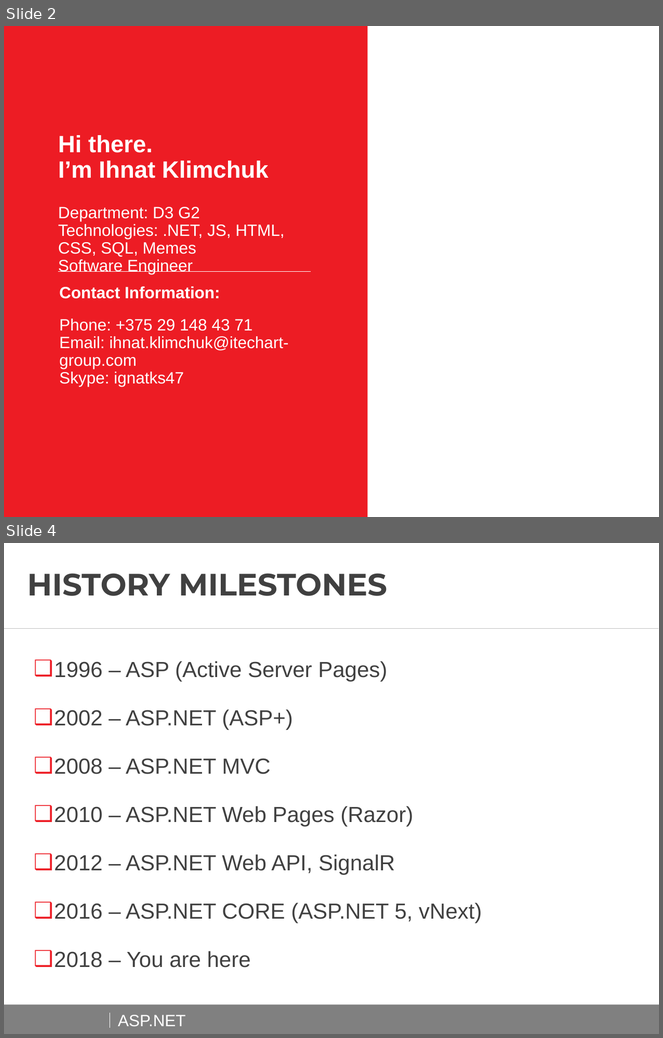
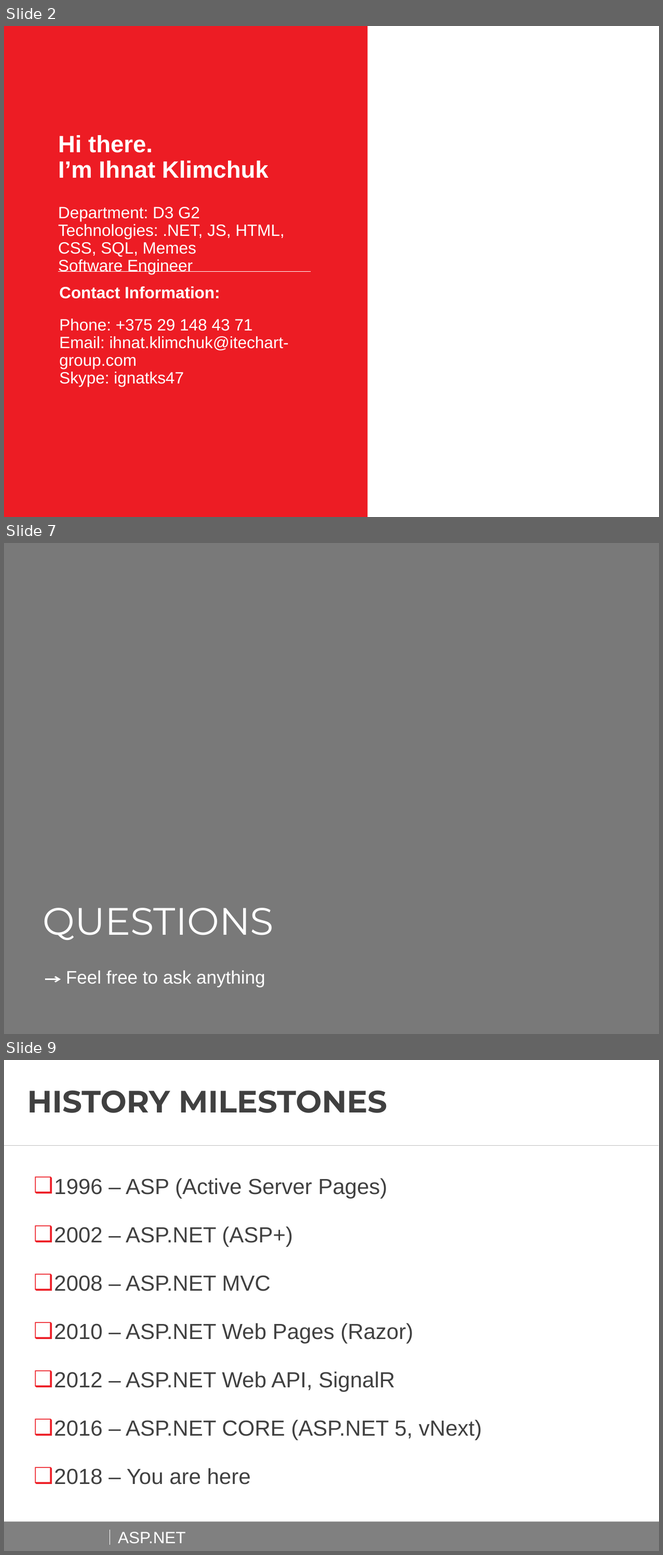
Before and after one commit to AndreiShenets/ASP.NET-Lectures, a slide deck: docs/ASP.NET - iTechArt 2018.pptx. Shown one above the other, each under a label of ours: slides 2 and 4 before the commit, slides 2, 7 and 9 after it; the slides between them are not shown. The pictures are 663x1038 and 663x1555 pixels, drawn with LibreOffice and Linux fonts; fonts in the diff are those of the drawing; background and template pictures are left out. Boxes give left, top, right and bottom in pixels: in the first picture for what was removed or moved away, otherwise in the second. Text is boxed around its words. In the diff, an @@ line names an element or a change of style, - is before the commit and + after.

```diff
--- a/docs/ASP.NET - iTechArt 2018.pptx
+++ b/docs/ASP.NET - iTechArt 2018.pptx
@@ slide 7 added at <box>4,543,659,1034</box>, background #FFFFFF @@
@@ rectangle added at <box>4,543,659,1034</box>, fill #797979 @@
@@ text added at <box>42,908,274,940</box>, 42 pt, text #FFFFFF @@
+QUESTIONS
@@ arrow added from (45, 979) to (61, 979), #FFFFFF 1.6 pt @@
@@ text added at <box>66,970,265,988</box>, 20 pt, text #FFFFFF @@
+Feel free to ask anything
@@ what was slide 4 is now slide 9 @@
```
Also in this commit, not shown: 5 other slides added, 1 slide removed, 2 other files.
